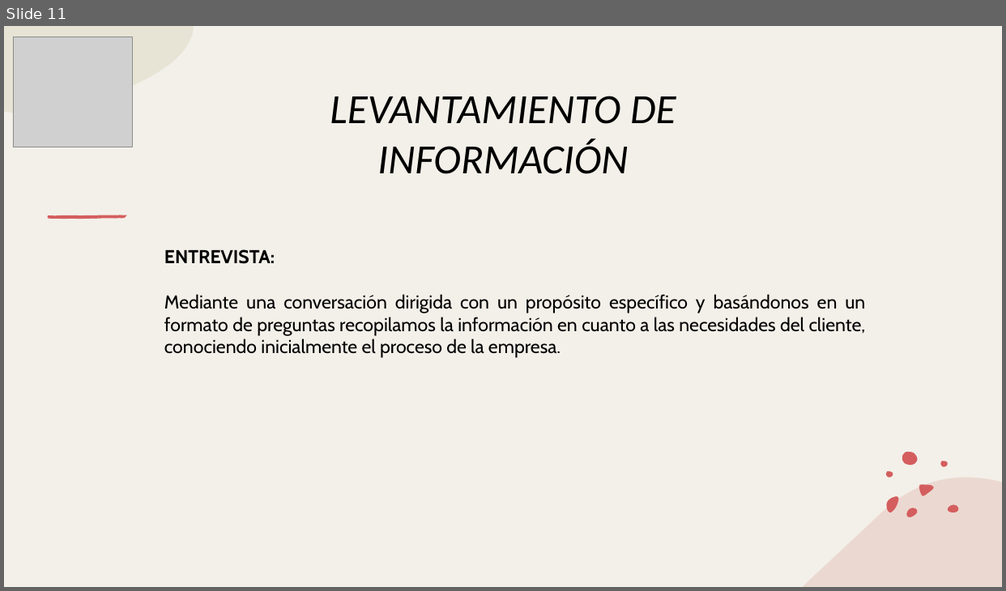
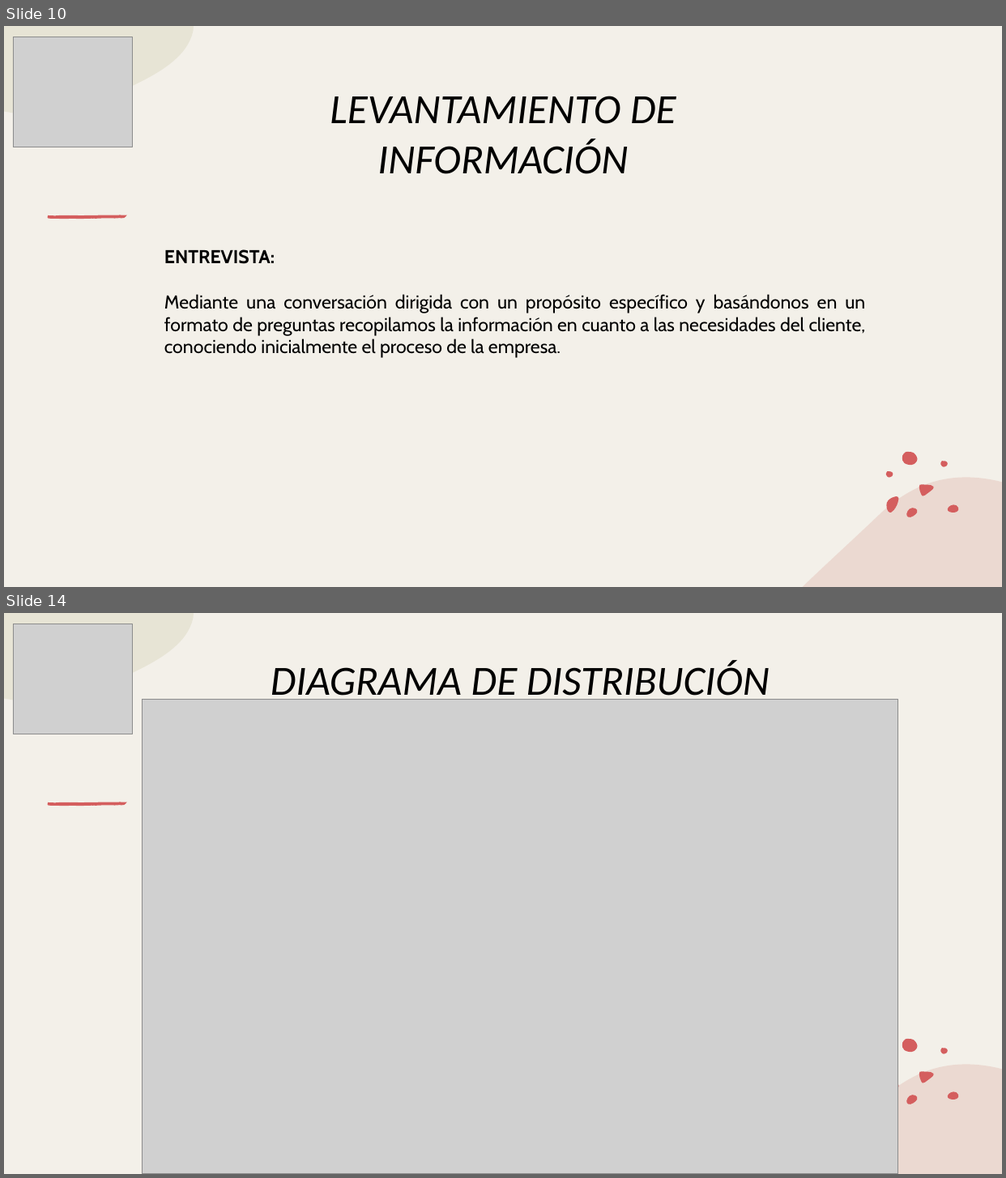
Before and after one commit to huertas-santiago/WebWuky, a slide deck: DOCUENTOS VARIOS/PRESENTACIONES/Presentacion de Proyecto_WUKY.pptx. Shown one above the other, each under a label of ours: slide 11 before the commit, slides 10 and 14 after it; the slides between them are not shown. The pictures are 1006x591 and 1006x1178 pixels, drawn with LibreOffice and Linux fonts; fonts in the diff are those of the drawing; grey boxes stand for pictures. Boxes give left, top, right and bottom in pixels: in the first picture for what was removed or moved away, otherwise in the second. Text is boxed around its words. In the diff, an @@ line names an element or a change of style, - is before the commit and + after.

```diff
--- a/DOCUENTOS VARIOS/PRESENTACIONES/Presentacion de Proyecto_WUKY.pptx
+++ b/DOCUENTOS VARIOS/PRESENTACIONES/Presentacion de Proyecto_WUKY.pptx
@@ slide 14 added at (4,613,1002,1174), background #F3F0E9; not listed: 13 template elements that a slide beside it also shows @@
@@ picture added at (13,624,132,735) @@
@@ text added at (270,661,769,700), 40 pt, text #000000, italic @@
+DIAGRAMA DE DISTRIBUCIÓN
@@ picture added at (142,700,898,1174) @@
@@ what was slide 11 is now slide 10 @@
```
Also in this commit, not shown: 7 slides changed, 1 other slide added, 2 slides removed, 6 other files.
